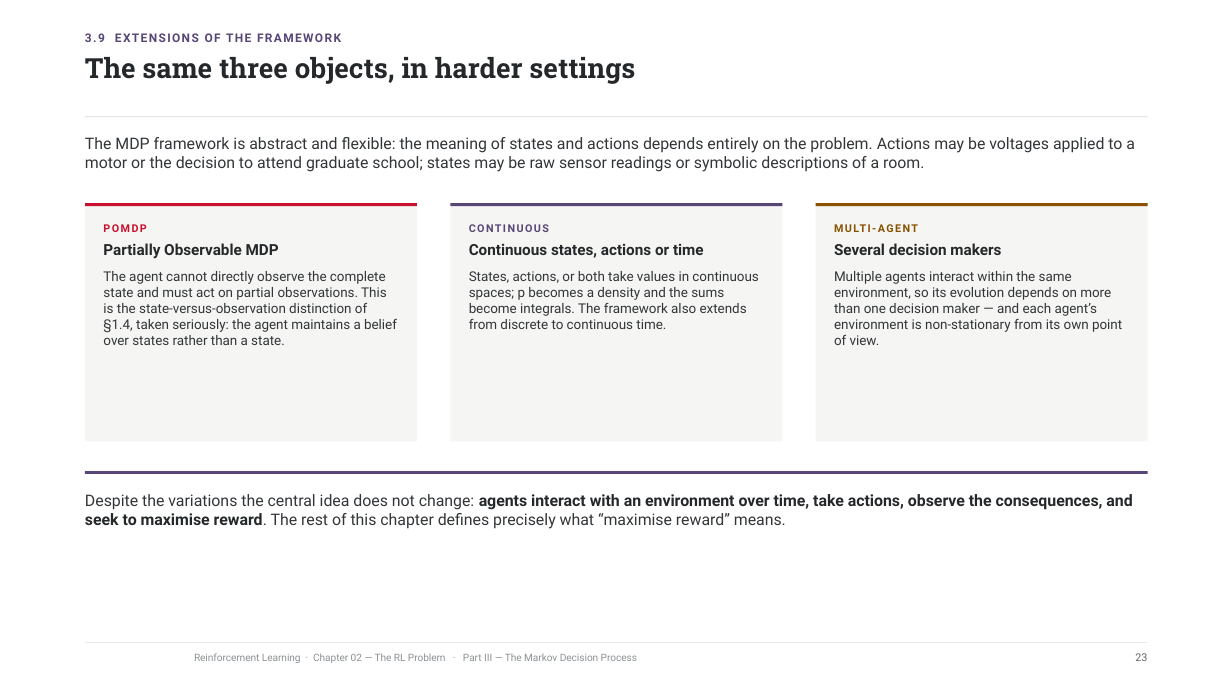
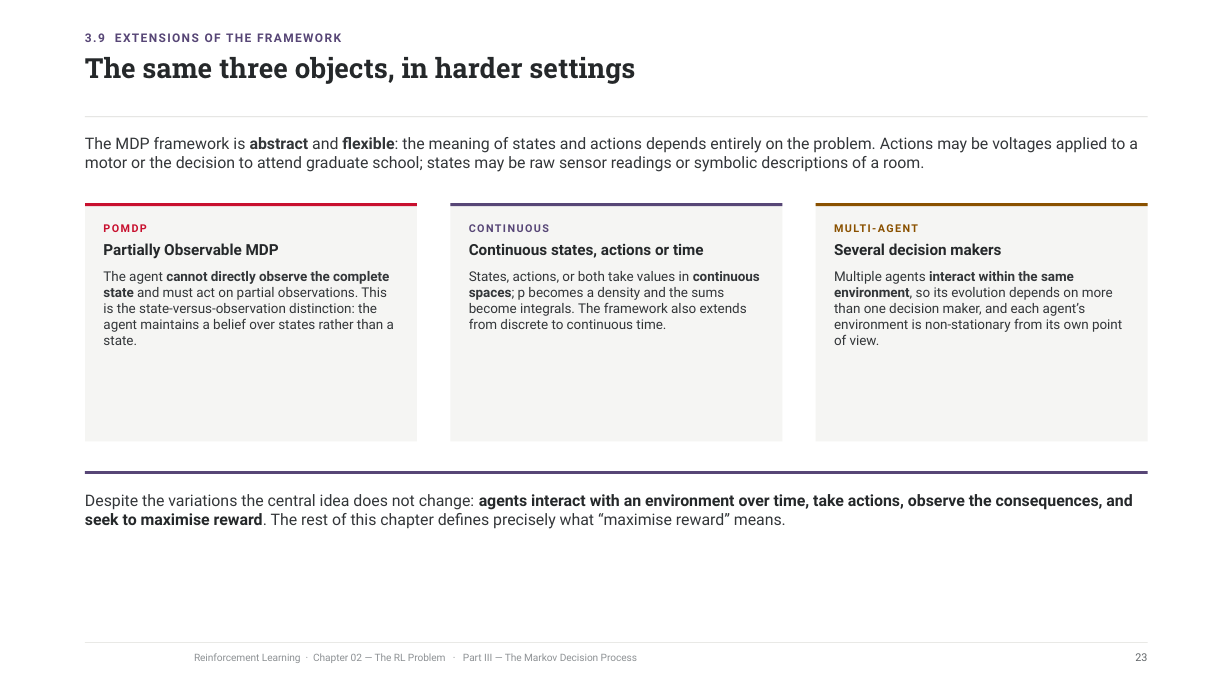
Before and after one commit to riccardoberta/reinforcement-learning, a slide deck: slide 23 of 02 - The RL Problem/slides.pptx. Drawn at 1232x693 pixels with LibreOffice and Linux fonts; fonts in the diff are those of the drawing; background and template pictures are left out. Boxes give left, top, right and bottom in pixels: in the first picture for what was removed or moved away, otherwise in the second. Text is boxed around its words. In the diff, an @@ line names an element or a change of style, - is before the commit and + after.

```diff
--- a/02 - The RL Problem/slides.pptx
+++ b/02 - The RL Problem/slides.pptx
@@ text "The MDP framework is abstract ..." at <box>85,137,1138,172</box>: bold on in "abstract flexible:" @@
@@ text at <box>103,271,394,345</box>: text changed @@
-The agent cannot directly observe the complete state and must act on partial observations. This is the state-versus-observation distinction of §1.4, taken seriously: the agent maintains a belief over states rather than a state.
+The agent cannot directly observe the complete state and must act on partial observations. This is the state-versus-observation distinction: the agent maintains a belief over states rather than a state.
@@ text at <box>469,271,760,329</box>: bold on in "continuous spaces;" @@
@@ text at <box>834,271,1122,345</box>: text changed @@
-Multiple agents interact within the same environment, so its evolution depends on more than one decision maker — and each agent’s environment is non-stationary from its own point of view.
+Multiple agents interact within the same environment, so its evolution depends on more than one decision maker, and each agent’s environment is non-stationary from its own point of view.
```
Also in this commit, not shown: 34 other slides changed, 22 other files.
